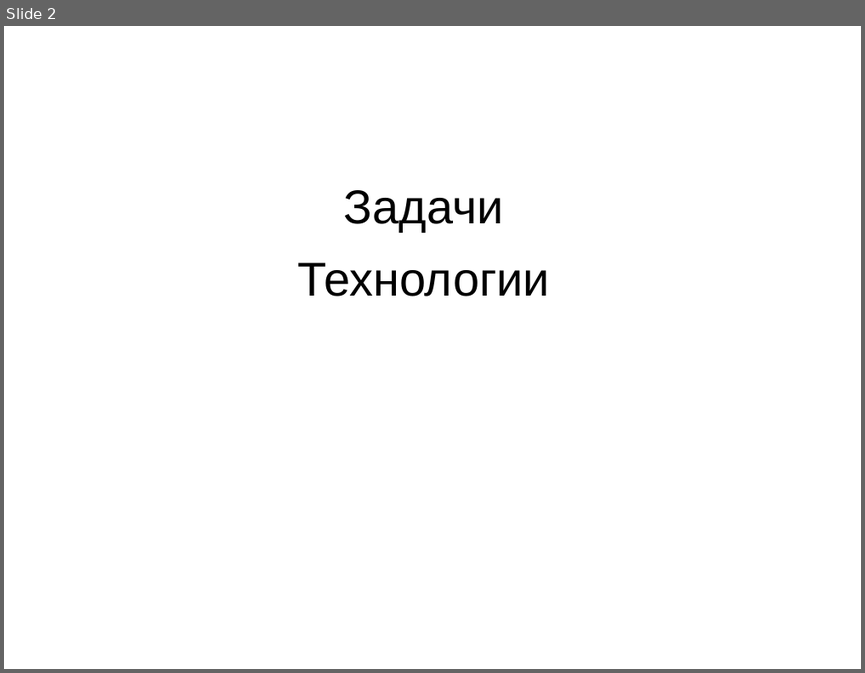
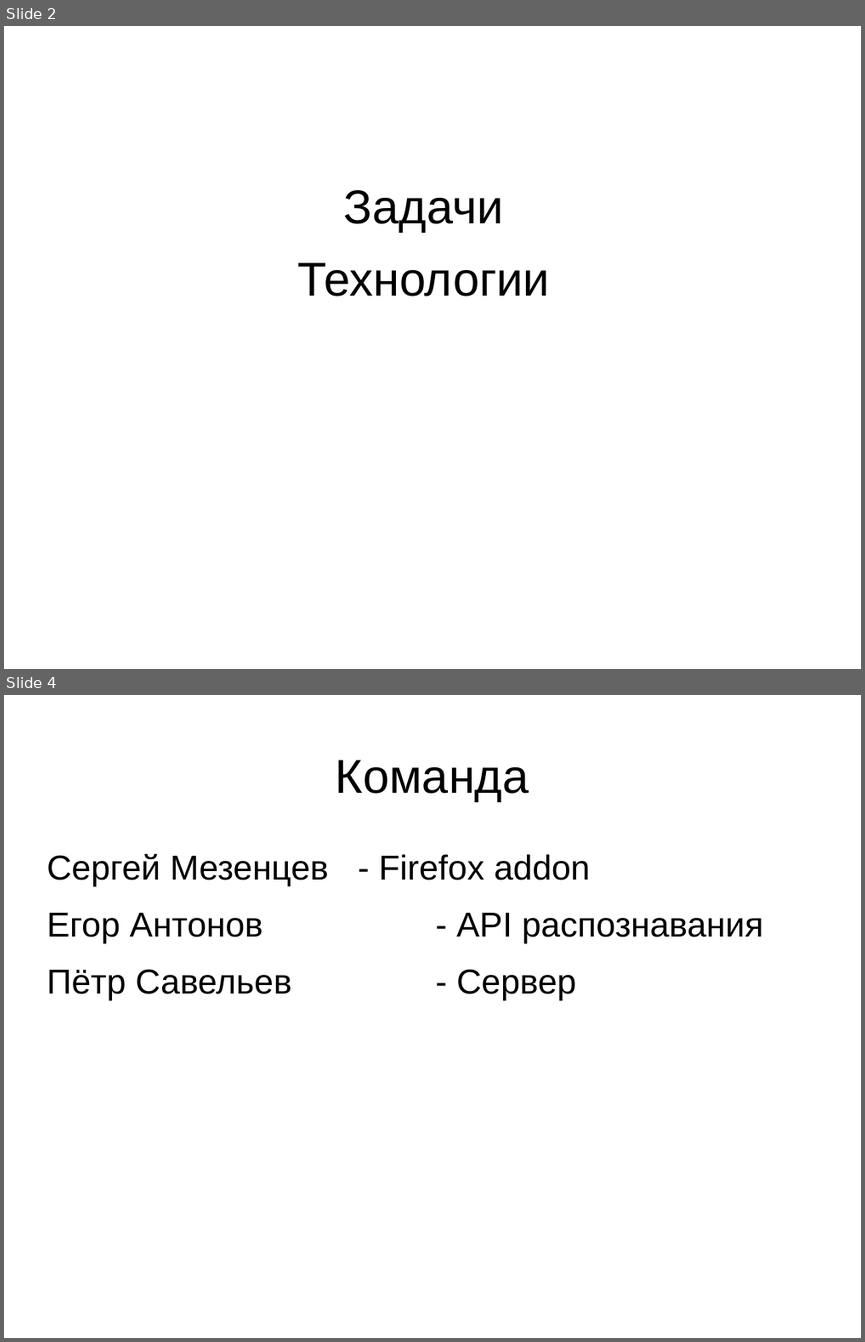
Before and after one commit to TheBits/hackathon-addon, a slide deck: impress/imperss.odp. Shown one above the other, each under a label of ours: slide 2 before the commit, slides 2 and 4 after it; the slides between them are not shown. The pictures are 865x673 and 865x1342 pixels, drawn with LibreOffice and Linux fonts; fonts in the diff are those of the drawing. Boxes give left, top, right and bottom in pixels: in the first picture for what was removed or moved away, otherwise in the second. Text is boxed around its words. In the diff, an @@ line names an element or a change of style, - is before the commit and + after.

```diff
--- a/impress/imperss.odp
+++ b/impress/imperss.odp
@@ slide 4 added at bbox=[4, 695, 861, 1338], background #FFFFFF @@
@@ title added at bbox=[336, 760, 528, 801], 44 pt, text #000000 @@
+Команда
@@ text added at bbox=[46, 853, 763, 999], 32 pt, text #000000 @@
+Сергей Мезенцев - Firefox addon
+Егор Антонов - API распознавания
+Пётр Савельев - Сервер
```
Also in this commit, not shown: 1 slide changed, 4 other slides added, 1 slide removed, 4 other files.
